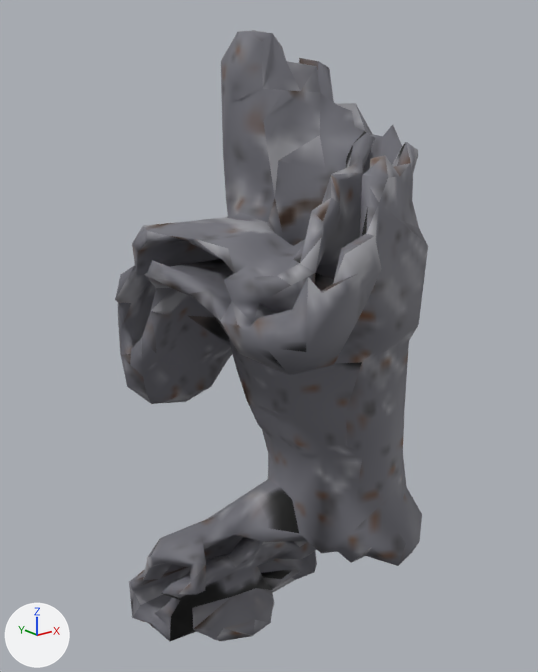
A saved change to the glTF model www/proto3d/models/beth/equipment/fitted/orin/orin_plate_uncommon_leg_L_lod1.glb.
Camera for both pictures: a 50 mm lens placed at (-0.479, -0.999, 0.781), pointed at (0.174, -0.183, 0.455). Every picture has the same lights, and +X, +Y and +Z are marked at lower left. The picture after the commit comes second. Vertices at exactly the same position are counted once.

The first picture shows 'orin_plate_uncommon_leg_L_lod1'.
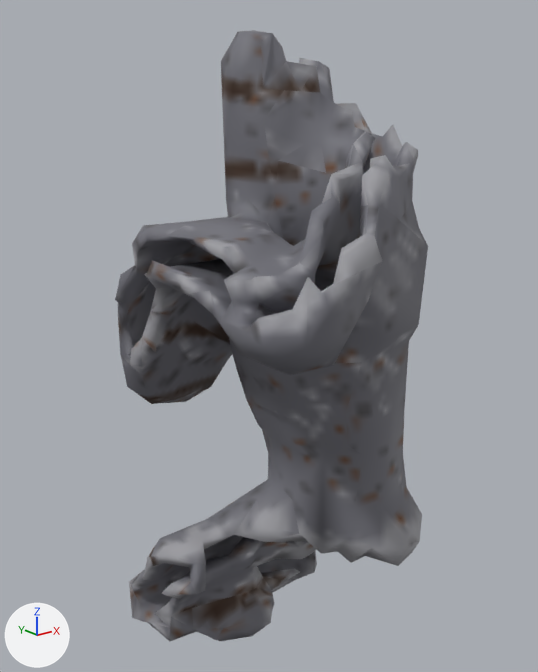
What the commit changed:
me_orin_plate_uncommon_leg_l_hi_002 is used by ob_orin_plate_uncommon_leg_l_lod1; location (0.0, 0.0, 0.0).
me_orin_plate_uncommon_leg_l_hi_002 had 1000 vertices, 2024 faces and spanned x -0.03..0.491, y -0.459..-0.02, z -0.03..0.877.
me_orin_plate_uncommon_leg_l_hi_002 now has 1007 vertices, 2038 faces and spans x -0.031..0.491, y -0.459..-0.02, z -0.03..0.877.
Part 1, on me_orin_plate_uncommon_leg_l_hi_002:
1 vertex is removed from x -0.025, y -0.243, z 0.586.
6 faces are deleted.
2 vertices are added at (-0.02, -0.245, 0.586), (-0.031, -0.229, 0.585).
8 new faces join them.
Part 2, on me_orin_plate_uncommon_leg_l_hi_002:
30 vertices are removed from x -0.018..0.266, y -0.336..-0.068, z 0.047..0.786.
129 faces are deleted.
3 vertices in x 0.078..0.331, y -0.456..-0.071, z 0.61..0.78 move by (-0.001, 0.0, 0.001).
3 vertices in x 0.177..0.207, y -0.391..-0.179, z 0.348..0.596 move by (0.0, 0.0, 0.001).
17 vertices move from x 0.113..0.337, y -0.448..-0.048, z 0.104..0.739 to x 0.111..0.337, y -0.447..-0.049, z 0.103..0.741.
35 vertices are added at x -0.017..0.27, y -0.337..-0.065, z 0.055..0.793.
139 new faces join them.
me_orin_plate_uncommon_leg_l_hi_002 part 3: 1680 kept faces spanning x -0.03..0.491, y -0.459..-0.02, z -0.03..0.877 get new texture (UV) coordinates.
Other edits to the shape of me_orin_plate_uncommon_leg_l_hi_002 do not show in these pictures.

Pixel boxes [x1, y1, x2, y2] of what changed, in the pictures (538 x 672 px; the box of a moved part takes in the faces that stretch with it):
part 1 of me_orin_plate_uncommon_leg_l_hi_002, moved or reshaped: [146, 260, 210, 294] in both
part 2 of me_orin_plate_uncommon_leg_l_hi_002, moved or reshaped: [129, 63, 428, 592] in both
part 3 of me_orin_plate_uncommon_leg_l_hi_002, surface changed: [117, 34, 426, 641] in both
